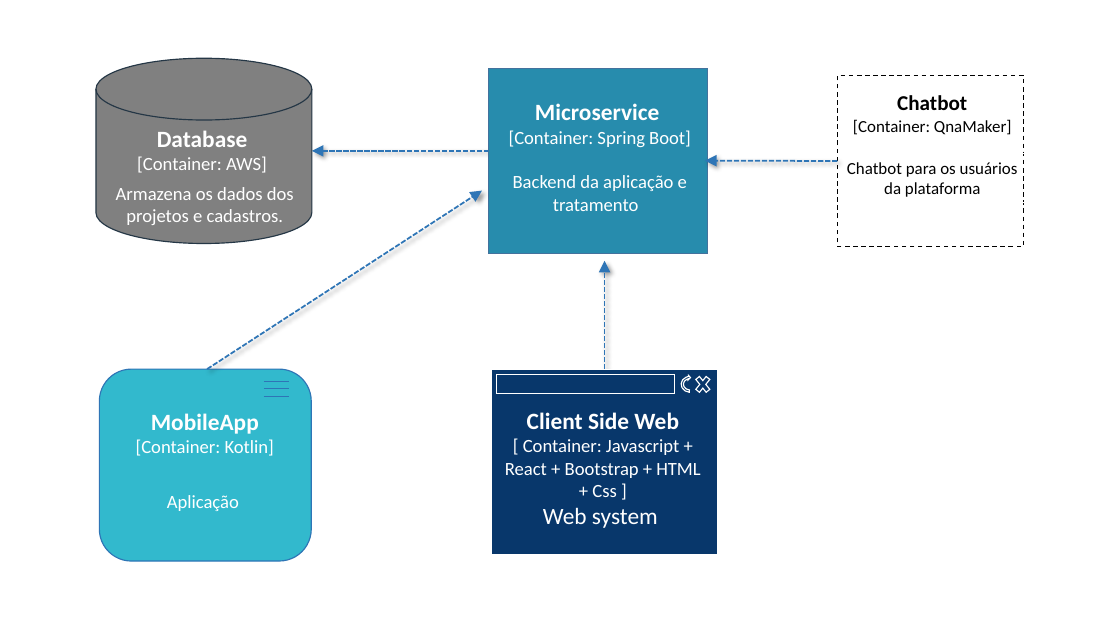
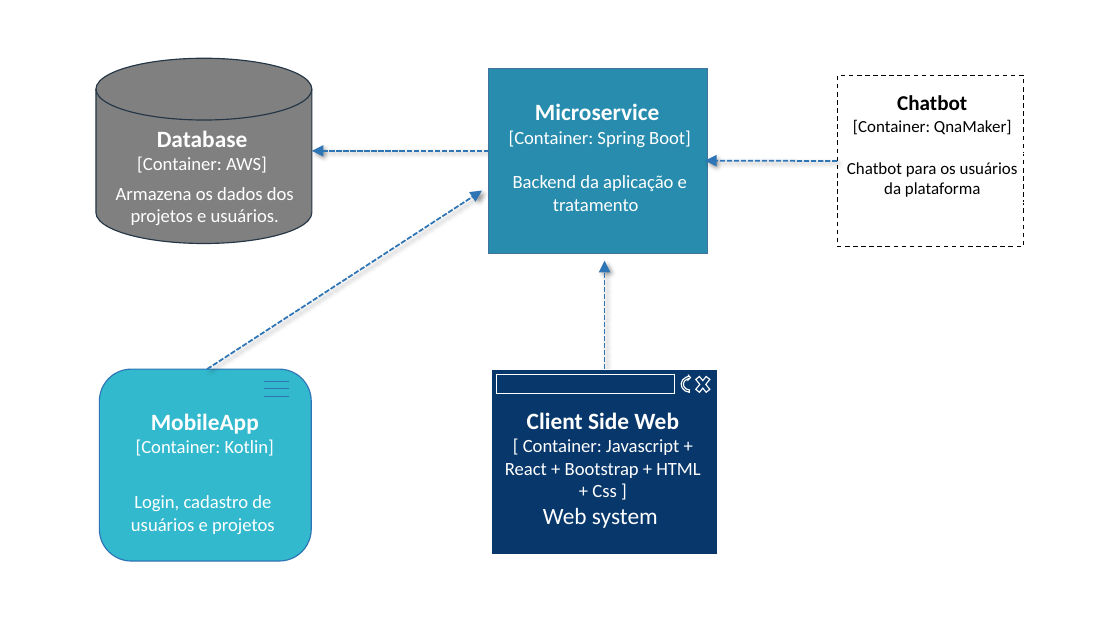
Before and after one commit to Caio-Elcio/2WORK-Mobile, a slide deck: slide 1 of Documentos/Arquitetura/Arquitetura.pptx (slide 3 before the commit). Drawn at 1120x630 pixels with LibreOffice and Linux fonts; fonts in the diff are those of the drawing. Boxes give left, top, right and bottom in pixels: in the first picture for what was removed or moved away, otherwise in the second. Text is boxed around its words. In the diff, an @@ line names an element or a change of style, - is before the commit and + after.

```diff
--- a/Documentos/Arquitetura/Arquitetura.pptx
+++ b/Documentos/Arquitetura/Arquitetura.pptx
@@ text at (116, 187, 294, 225): text changed @@
-Armazena os dados dos projetos e cadastros.
+Armazena os dados dos projetos e usuários.
@@ text at (131, 495, 275, 534): text changed @@
-Aplicação
+Login, cadastro de usuários e projetos
```
Also in this commit, not shown: 2 other slides changed, 1 slide added.
